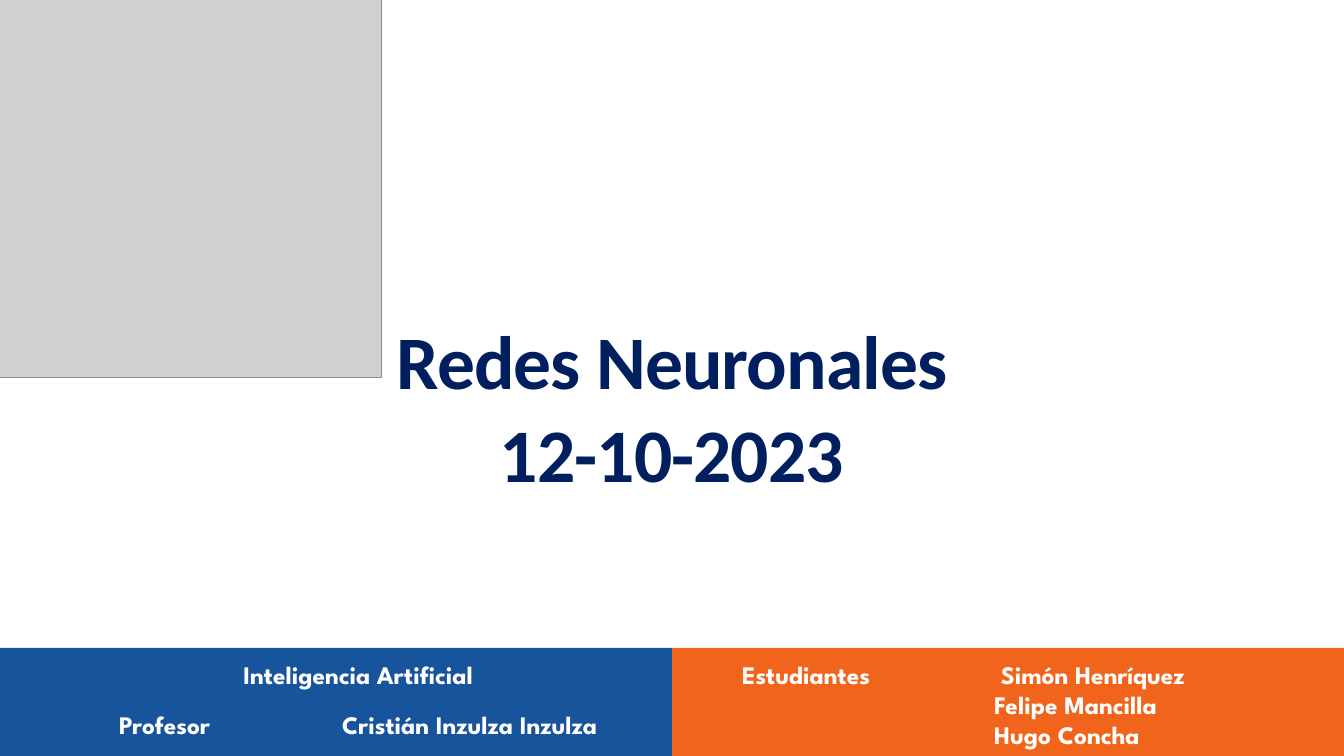
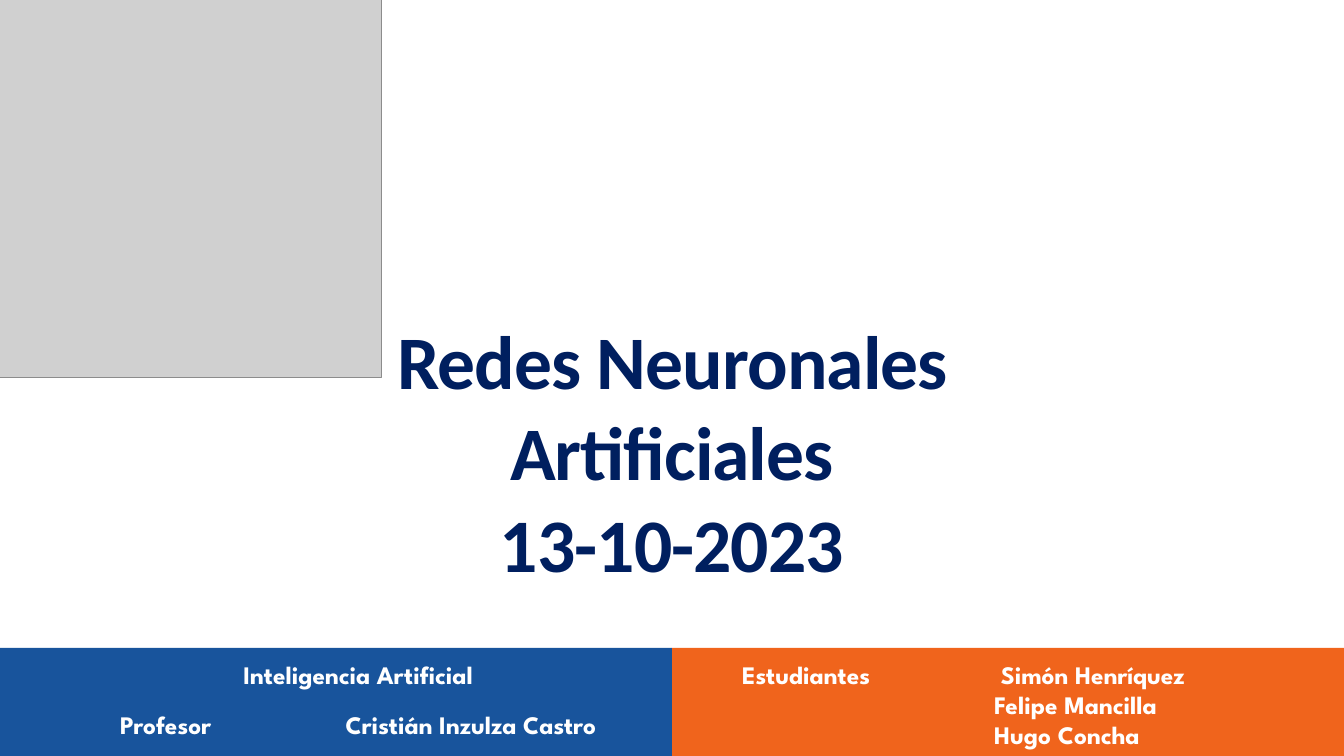
Before and after one commit to Simon-Henriquez/Red-Neuronal, a slide deck: slide 1 of Presentacion_redes_neuronales.pptx. Drawn at 1344x756 pixels with LibreOffice and Linux fonts; fonts in the diff are those of the drawing; grey boxes stand for pictures. Boxes give left, top, right and bottom in pixels: in the first picture for what was removed or moved away, otherwise in the second. Text is boxed around its words. In the diff, an @@ line names an element or a change of style, - is before the commit and + after.

Commit message:
presentacion

```diff
--- a/Presentacion_redes_neuronales.pptx
+++ b/Presentacion_redes_neuronales.pptx
@@ text at (397, 336, 948, 573): text changed @@
-Redes Neuronales
-12-10-2023
+Redes Neuronales Artificiales
+13-10-2023
@@ text at (120, 716, 596, 735): text changed @@
-Profesor Cristián Inzulza Inzulza
+Profesor Cristián Inzulza Castro
```
Also in this commit, not shown: 1 other file.
